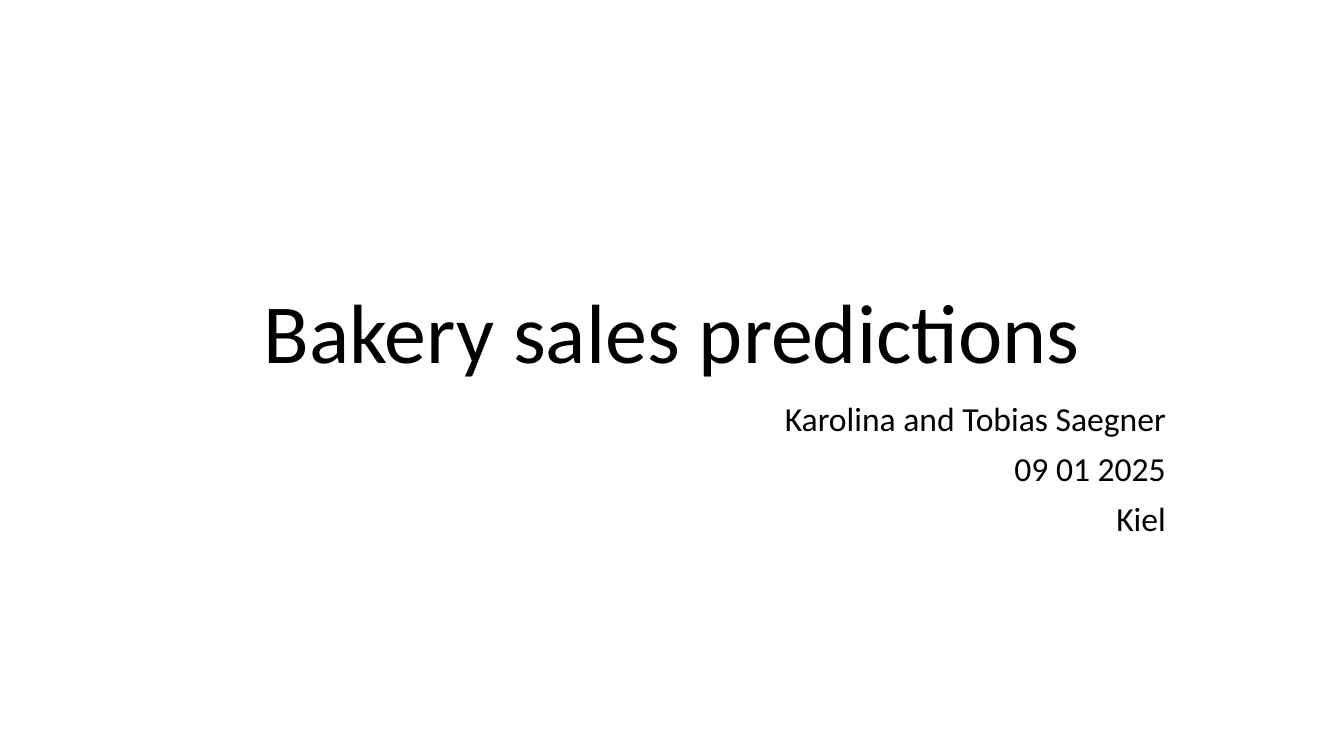
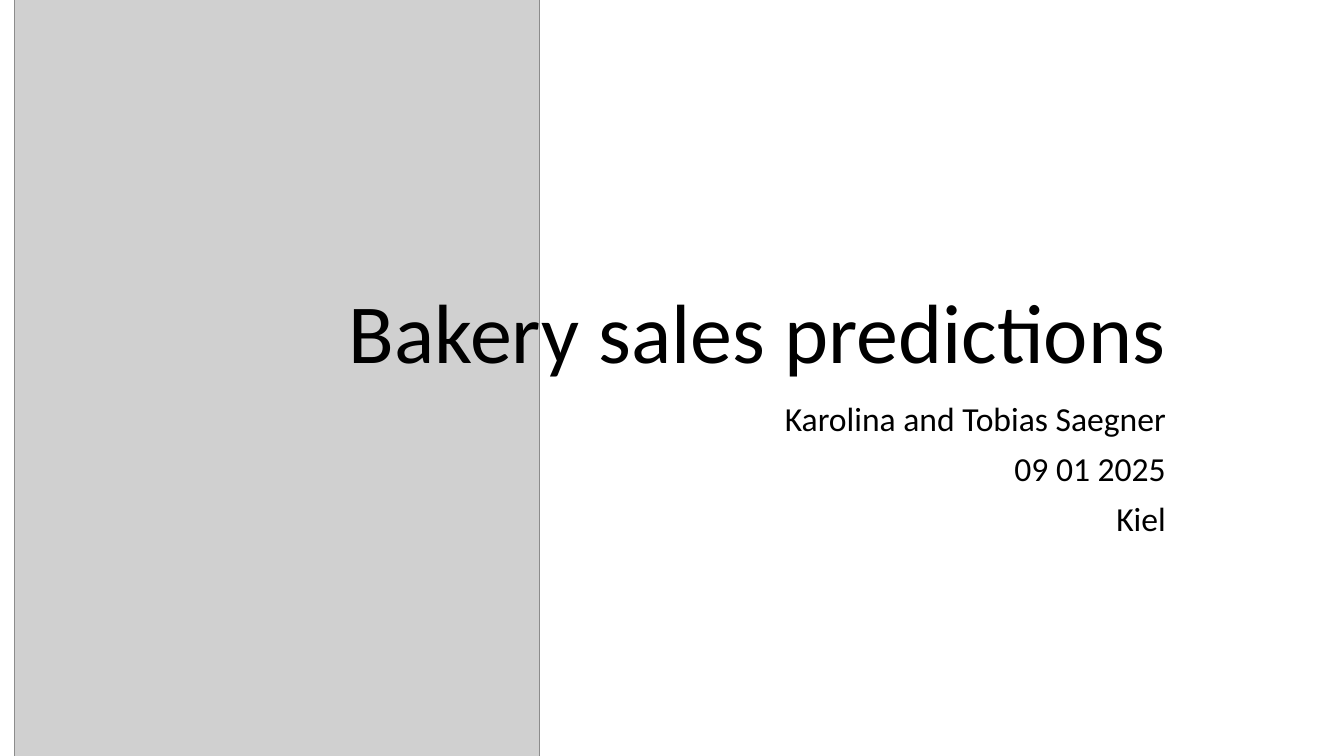
Before and after one commit to tobiassae/datasciencebakery-group-2, a slide deck: slide 1 of 4_Presentation/Bakery sales predictions.pptx. Drawn at 1344x756 pixels with LibreOffice and Linux fonts; fonts in the diff are those of the drawing; grey boxes stand for pictures. Boxes give left, top, right and bottom in pixels: in the first picture for what was removed or moved away, otherwise in the second. Text is boxed around its words. In the diff, an @@ line names an element or a change of style, - is before the commit and + after.

```diff
--- a/4_Presentation/Bakery sales predictions.pptx
+++ b/4_Presentation/Bakery sales predictions.pptx
@@ picture added at [14, 0, 539, 756] @@
@@ title "Bakery sales predictions" at [349, 294, 1165, 383]: alignment centre to right @@
```
Also in this commit, not shown: 6 other slides changed, 1 slide added.
